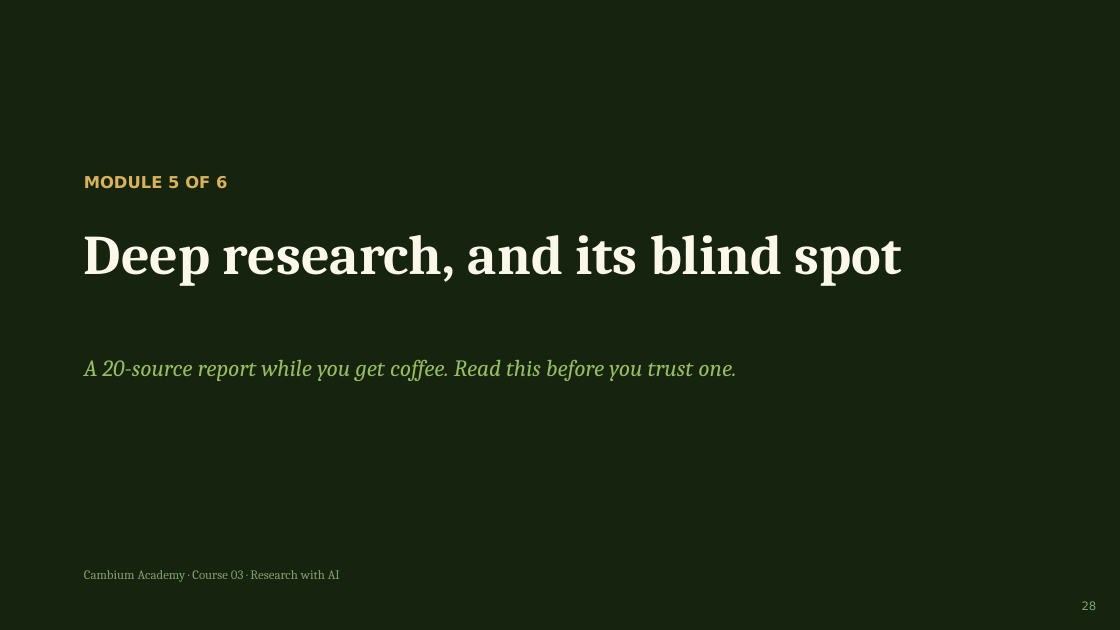
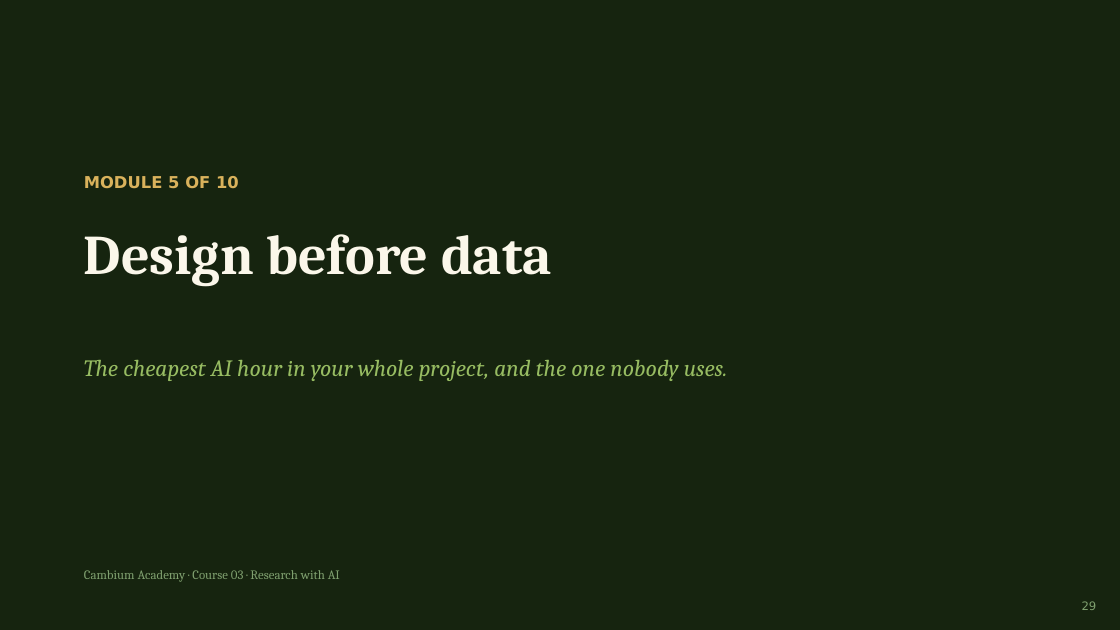
Before and after one commit to pkjaslam/cambium-academy, a slide deck: slide 29 of courses/course-03-research-with-ai/slides/Cambium-Academy-Course03-Research-with-AI.pptx (slide 28 before the commit). Drawn at 1120x630 pixels with LibreOffice and Linux fonts; fonts in the diff are those of the drawing. Boxes give left, top, right and bottom in pixels: in the first picture for what was removed or moved away, otherwise in the second. Text is boxed around its words. In the diff, an @@ line names an element or a change of style, - is before the commit and + after.

```diff
--- a/courses/course-03-research-with-ai/slides/Cambium-Academy-Course03-Research-with-AI.pptx
+++ b/courses/course-03-research-with-ai/slides/Cambium-Academy-Course03-Research-with-AI.pptx
@@ text at box(84, 176, 239, 189): text changed @@
-MODULE 5 OF 6
+MODULE 5 OF 10
@@ text at box(84, 234, 552, 287): text changed @@
-Deep research, and its blind spot
+Design before data
@@ text at box(84, 360, 728, 381): text changed @@
-A 20-source report while you get coffee. Read this before you trust one.
+The cheapest AI hour in your whole project, and the one nobody uses.
```
Also in this commit, not shown: 17 other slides changed, 42 slides added, 22 slides removed, 18 other files.
